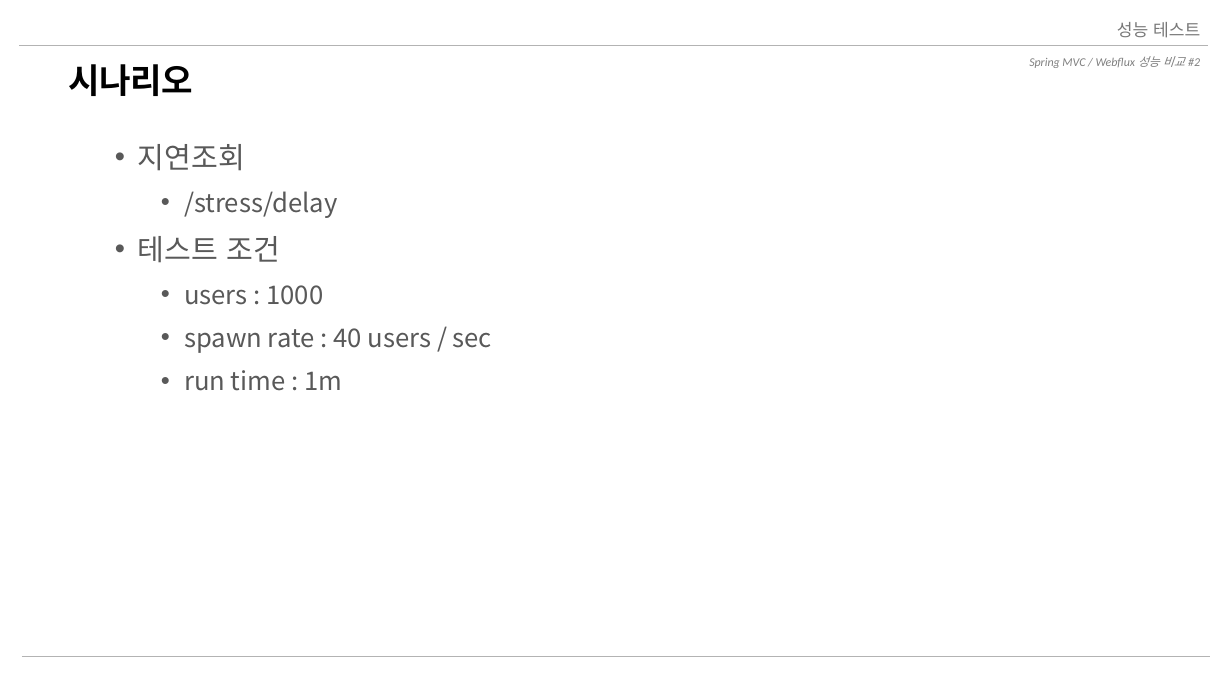
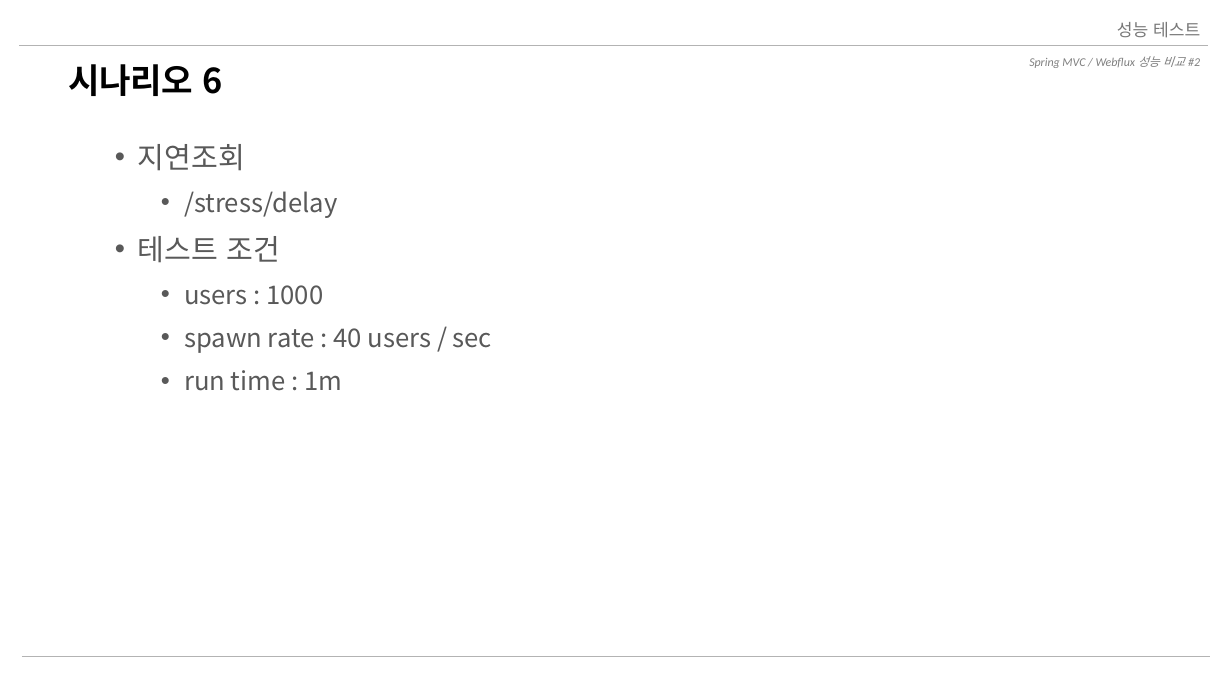
Before and after one commit to nayasis/fastcampus-webflux-coroutine, a slide deck: slide 13 of 99.ppt/Ch4. 성능 테스트.pptx (slide 18 before the commit). Drawn at 1232x693 pixels with LibreOffice and Linux fonts; fonts in the diff are those of the drawing; background and template pictures are left out. Boxes give left, top, right and bottom in pixels: in the first picture for what was removed or moved away, otherwise in the second. Text is boxed around its words. In the diff, an @@ line names an element or a change of style, - is before the commit and + after.

```diff
--- a/99.ppt/Ch4. 성능 테스트.pptx
+++ b/99.ppt/Ch4. 성능 테스트.pptx
@@ title at box(68, 64, 222, 96): text changed @@
-시나리오
+시나리오 6
```
Also in this commit, not shown: 5 other slides changed, 10 slides removed.
